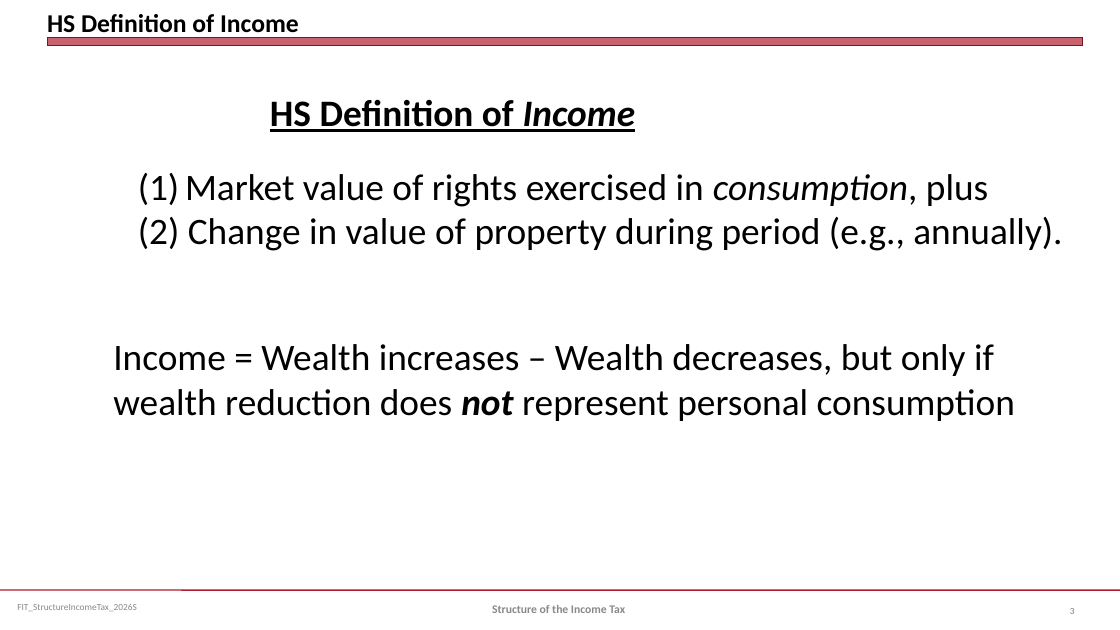
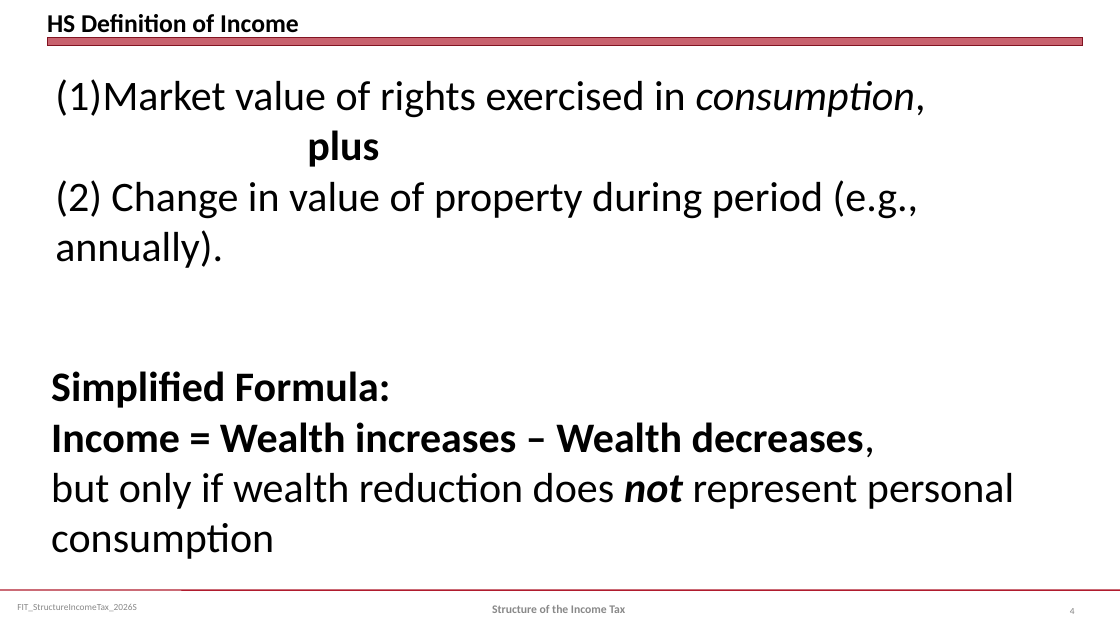
Before and after one commit to jmc877/Fed-Income-Tax, a slide deck: slide 4 of slides/FIT_StructureIncomeTax_2026S.pptx (slide 3 before the commit). Drawn at 1120x630 pixels with LibreOffice and Linux fonts; fonts in the diff are those of the drawing. Boxes give left, top, right and bottom in pixels: in the first picture for what was removed or moved away, otherwise in the second. Text is boxed around its words. In the diff, an @@ line names an element or a change of style, - is before the commit and + after.

```diff
--- a/slides/FIT_StructureIncomeTax_2026S.pptx
+++ b/slides/FIT_StructureIncomeTax_2026S.pptx
@@ text "Market value of rights exercised ...": place and size @@
-text "Market value of rights exercised ..." at (138, 174, 1062, 251)
+text "Market value of rights exercised ..." at (55, 79, 926, 268)
@@ text at (55, 79, 926, 167): text changed; size 32 to 36 pt @@
-(1) Market value of rights exercised in consumption, plus
+(1) Market value of rights exercised in consumption,
+plus
@@ text removed at (270, 99, 636, 132) @@
-HS Definition of Income
@@ text at (55, 180, 918, 268): size 32 to 36 pt in "(2) Change in value of property during ..." @@
@@ text at (51, 371, 1014, 559): text changed; size 32 to 36 pt; bold on @@
-Income = Wealth increases – Wealth decreases, but only if wealth reduction does not represent personal consumption
+Simplified Formula:
+Income = Wealth increases – Wealth decreases,
+but only if wealth reduction does not represent personal consumption
@@ page number at (1070, 608, 1075, 614): text changed @@
-3
+4
```
Also in this commit, not shown: 21 other slides changed, 5 slides added, 2 other files.
